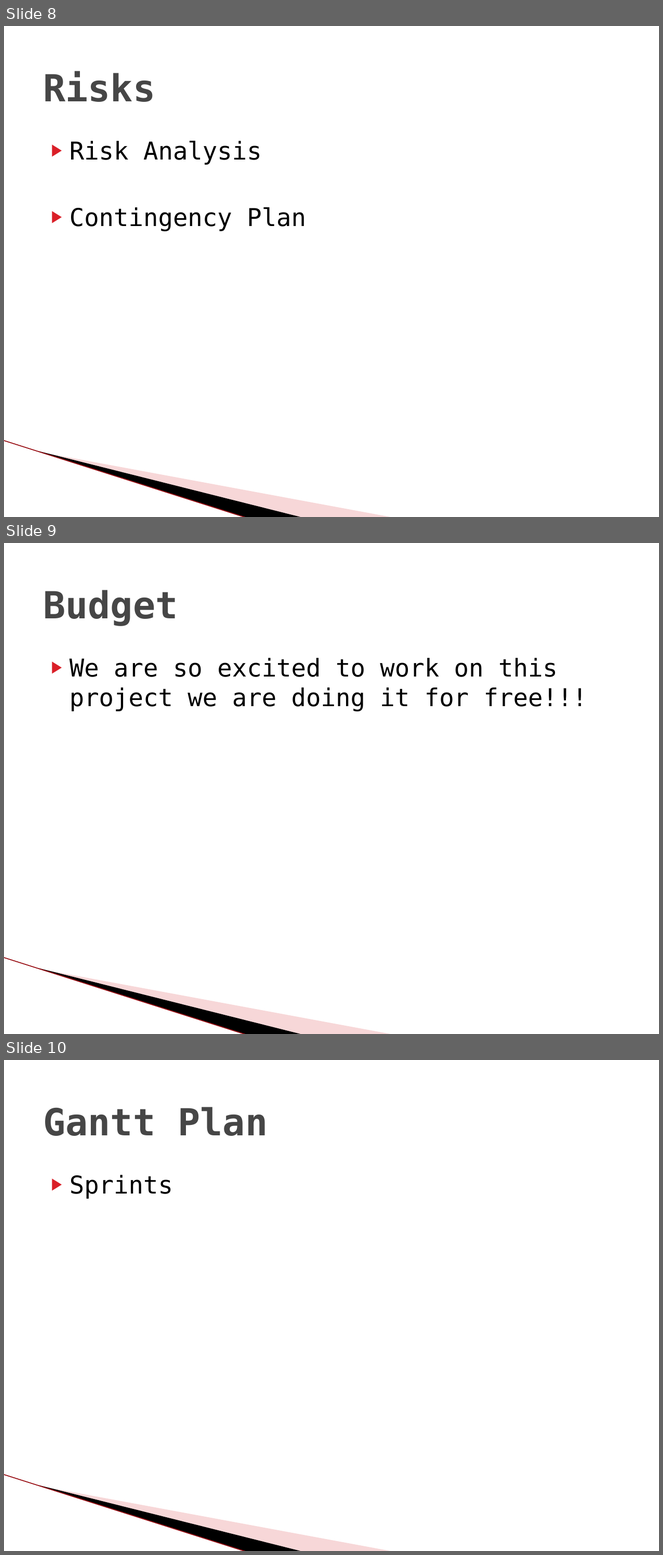
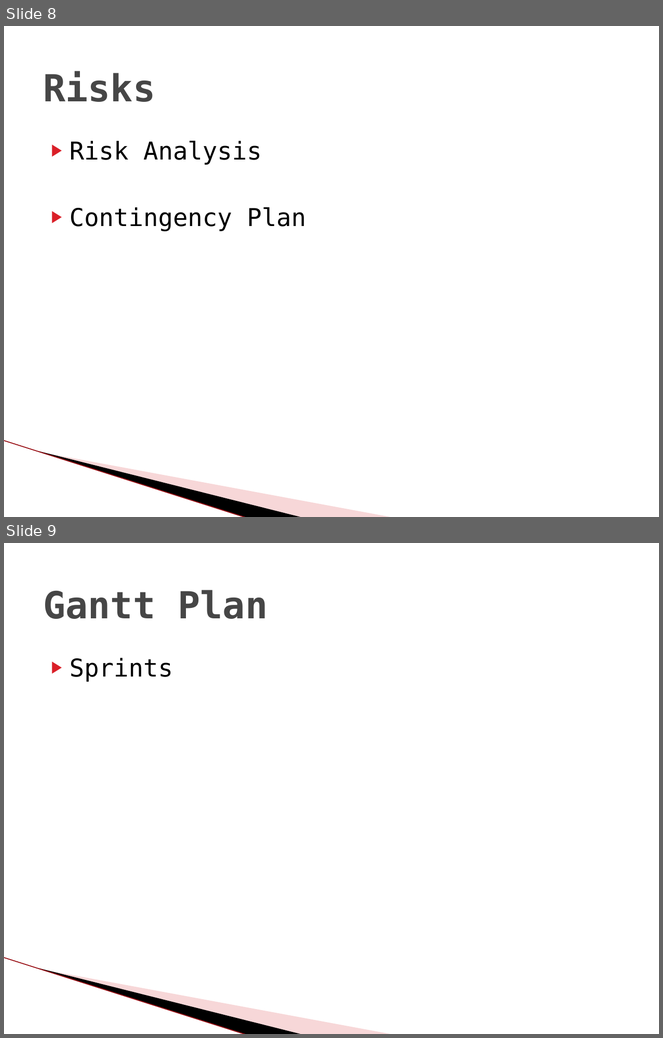
Before and after one commit to GardropFuat/VTP, a slide deck: Documents/VTP.pptx. Shown one above the other, each under a label of ours: slides 8, 9 and 10 before the commit, slides 8 and 9 after it. The pictures are 663x1555 and 663x1038 pixels, drawn with LibreOffice and Linux fonts; fonts in the diff are those of the drawing; background and template pictures are left out. Boxes give left, top, right and bottom in pixels: in the first picture for what was removed or moved away, otherwise in the second. Text is boxed around its words. In the diff, an @@ line names an element or a change of style, - is before the commit and + after.

Commit message:
Fixed PowerPoint

```diff
--- a/Documents/VTP.pptx
+++ b/Documents/VTP.pptx
@@ slide 9 removed at bbox=[4, 543, 659, 1034], background #FFFFFF; not listed: 3 template elements that a slide beside it also shows @@
@@ title removed at bbox=[43, 590, 178, 626] @@
-Budget
@@ text removed at bbox=[70, 658, 587, 711] @@
-▶ We are so excited to work on this project we are doing it for free!!!
@@ what was slide 10 is now slide 9 @@
```
